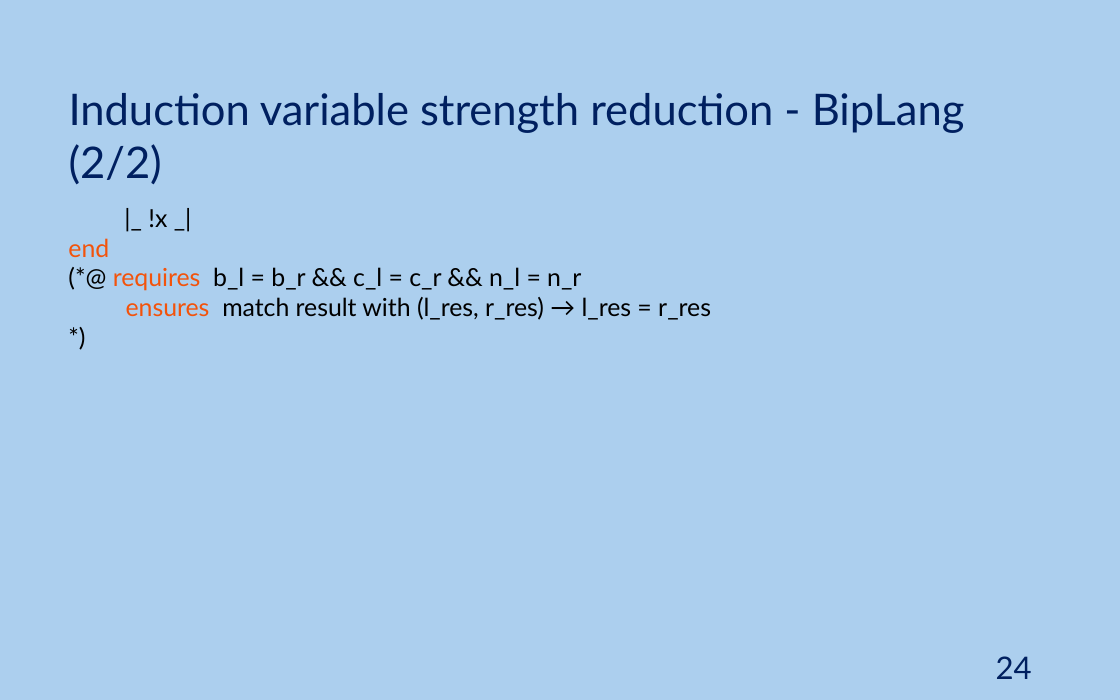
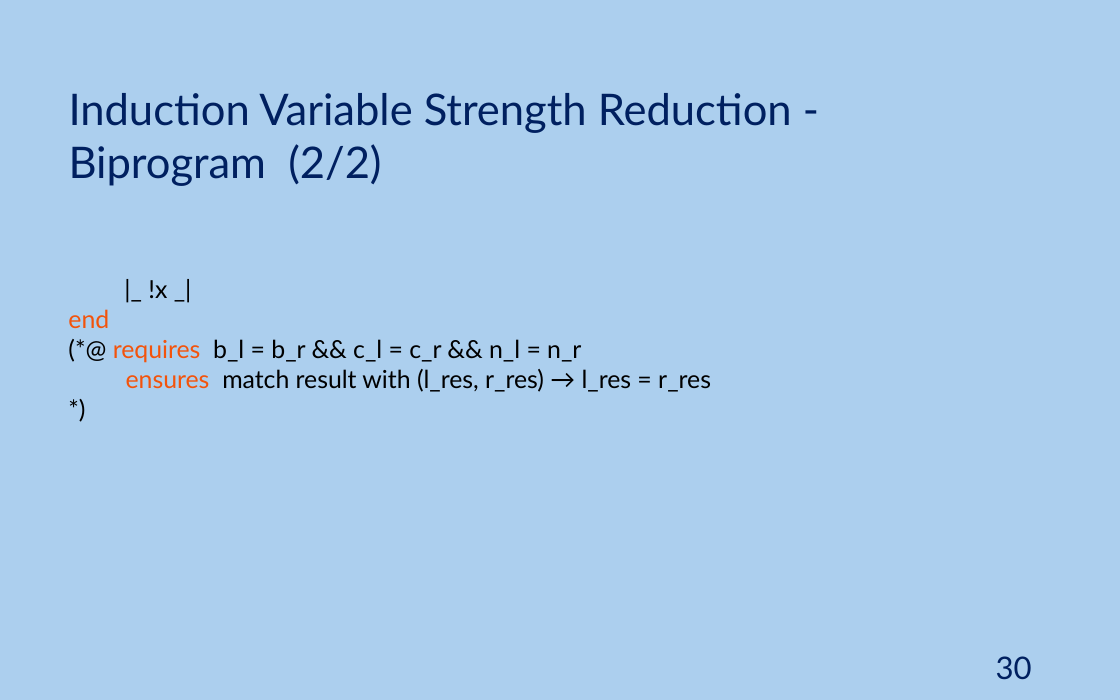
Before and after one commit to JoaoNini75/MasterThesis, a slide deck: slide 30 of tese/presentation/Ap Tese.pptx (slide 24 before the commit). Drawn at 1120x700 pixels with LibreOffice and Linux fonts; fonts in the diff are those of the drawing. Boxes give left, top, right and bottom in pixels: in the first picture for what was removed or moved away, otherwise in the second. Text is boxed around its words. In the diff, an @@ line names an element or a change of style, - is before the commit and + after.

```diff
--- a/tese/presentation/Ap Tese.pptx
+++ b/tese/presentation/Ap Tese.pptx
@@ text at box(69, 93, 792, 186): text changed @@
-Induction variable strength reduction - BipLang (2/2)
+Induction Variable Strength Reduction -
+Biprogram (2/2)
@@ text "|_ !x _|": place and size @@
-text "|_ !x _|" at box(68, 209, 711, 320)
+text "|_ !x _|" at box(68, 280, 711, 392)
@@ page number at box(996, 656, 1032, 680): text changed @@
-24
+30
```
Also in this commit, not shown: 16 other slides changed, 5 slides added, 24 slides removed.
